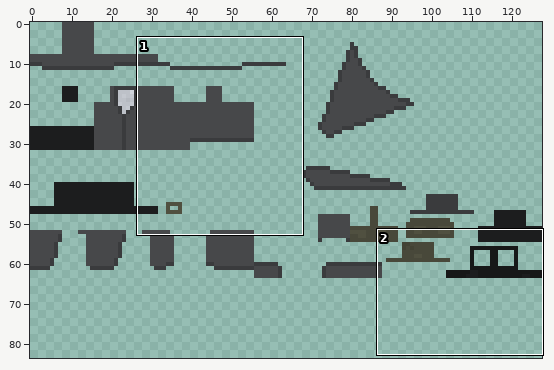
Edited in one commit: sprite sheet (src/main/resources/assets/darkestsouls/textures/armour/hunter_armour_tricorn_outer.png). Above: a wide view before the commit, with the close-up outlined.
Close-up. Old version:
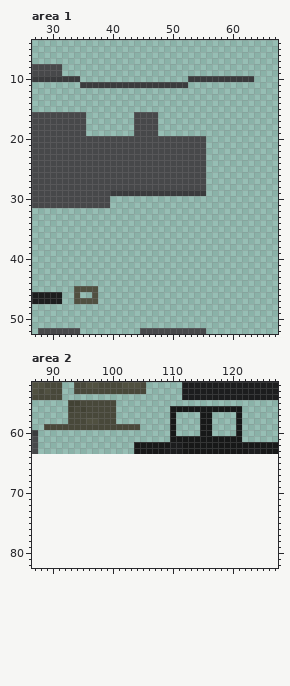
The file is 128x64 pixels. Colours within 5 levels of each other are drawn and written as one. Shown: area 1: x 27..67, y 4..52; area 2: x 87..127, y 52..82. The old version is drawn lined up with the new one, on the new canvas. The wide view leaves out empty margins.
Now the later version:
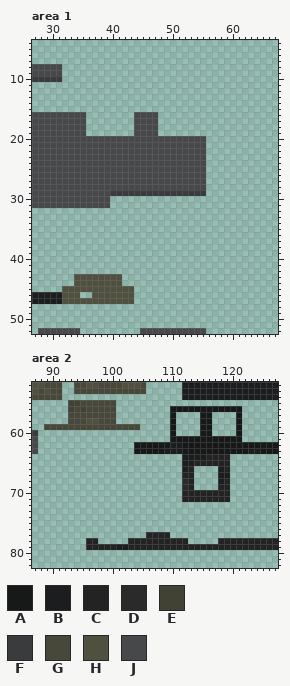
Palette (. is transparent): A #171818  B #1c1d1e  C #232323  D #2a2a2a  E #424234  F #3a3b3d  G #48483a  H #505040  J #47484a
Changes in this commit:
canvas 128x64 -> 128x128
Area 1:
y 10: x 32..34 FFF -> ...; x 53..63 FFFFFFFFFFF -> ...........
y 11: x 35..52 FFFFFFFFFFFFFFFFFF -> ..................
y 43..44: x 34..41 ........ -> HHHHHHHH
y 45..47: x 32..33 .. -> HH; x 38..43 ...... -> HHHHHH
Area 2:
y 64: x 112..119 ........ -> BBBBCCCC
y 65: x 112..119 ........ -> BBCCCCCC
y 66: x 112..113 .. -> BC; x 118..119 .. -> BC
y 67: x 112..113 .. -> CC; x 118..119 .. -> BB
y 68: x 112..113 .. -> DC; x 118..119 .. -> BC
y 69: x 112..113 .. -> DC; x 118..119 .. -> CC
y 70..71: x 112..119 ........ -> CCCCCCCC
y 77: x 106..109 .... -> CCCC
y 78: x 96..97 .. -> CC; x 103..112 .......... -> CCCCCCCCCC; x 118..127 .......... -> CCCCCCCCCC
y 79: x 96..127 ................................ -> CCCCCBBCCCCCCCCCCCCCCCCCCCCCCCCC
